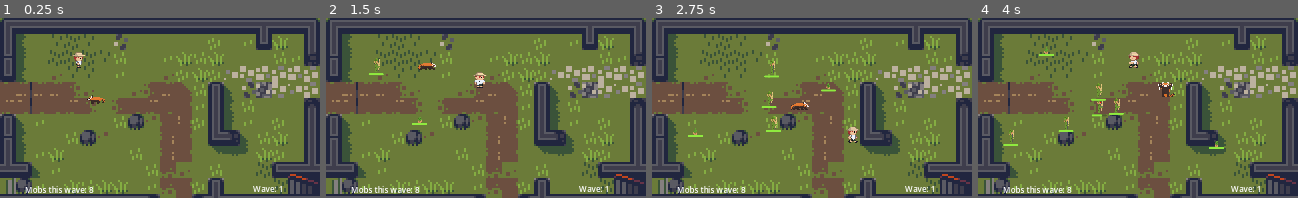
Above: before the commit, frames 1-4 (left to right).
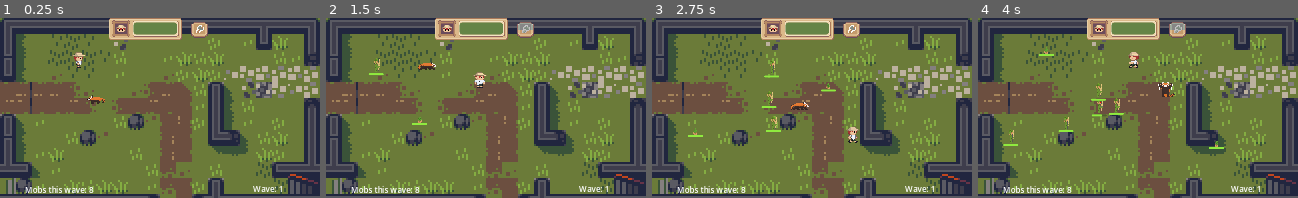
Above: after the commit, the same moments.

Repository: ThermobladeStudios/Town-One-2023
Game: Godot game, scene res://Worlds/World.tscn
The game is run twice, just before and just after one commit, with the same random seed, the same clock (stepped at 60 frames per second) and the same inputs.
Inputs (mouse positions are in pixels of both pictures, inside the frame that each line leads up to):
- Up to frame 1 (0.25 s): no input
- Up to frame 2 (1.5 s): tap Enter at 0.5, 1.35 s; move the mouse to (556, 99) at 0.52 s; hold D (Right) 0.53-1.28 s; hold Enter 0.53-1.28 s; move the mouse to (422, 117) at 1.27 s; hold S (Down) from 1.28 s (still down)
- Up to frame 3 (2.75 s): move the mouse to (844, 68) at 2.02 s; release S (Down) at 2.03 s; hold D (Right) from 2.03 s (still down); hold Enter from 2.03 s (still down)
- Up to frame 4 (4 s): move the mouse to (1122, 144) at 2.77 s; release D (Right) at 2.78 s; release Enter at 2.78 s; hold W (Up) 2.78-3.53 s; tap Enter at 2.85 s; move the mouse to (1234, 135) at 3.52 s; hold A (Left) from 3.53 s (still down); hold Enter from 3.53 s (still down)

The runs differ from the first frame. In frame 1, 3.2% of the frame differs, in the area x 34-65%, y 0-13%; in frame 2, 3.2%; in frame 3, 3.2%; in frame 4, 3.2%.

Commit message:
Game UI into World

Diff:
--- a/User Interface/In-Game-Interface.tscn
+++ b/User Interface/In-Game-Interface.tscn
@@ -20,6 +20,7 @@
 func _process(delta):
 	#AttackCooldownSprite animation
 	thisSprite.frame = 4 - floor(cdTimer.time_left)
+	print(cdTimer.time_left)
 
 	#Healthbar
 	thisProgressBar.value = progressBar.value
@@ -31,39 +32,36 @@
 layout_mode = 3
 anchor_right = 0.552
 anchor_bottom = 0.525
-offset_right = -0.280029
-offset_bottom = -1.52588e-05
+offset_left = 8.0
+offset_top = 4.0
+offset_right = 7.71997
+offset_bottom = 3.99998
 grow_horizontal = 2
 grow_vertical = 2
 script = SubResource("GDScript_80612")
 
 [node name="HealthbarSprite" type="Sprite2D" parent="."]
-position = Vector2(210.142, 173.125)
-scale = Vector2(1.20793, 1.05859)
+position = Vector2(199.356, 9.27798)
+scale = Vector2(0.87905, 0.914936)
 texture = ExtResource("1_o76ud")
+offset = Vector2(55.742, 6.55783)
 
 [node name="AttackCooldownSprite" type="Sprite2D" parent="."]
-position = Vector2(364, 176)
-scale = Vector2(1.76786, 1.76786)
+position = Vector2(355, 17)
+scale = Vector2(1.7, 1.4909)
 texture = ExtResource("2_14cl0")
 hframes = 5
 frame = 4
 
 [node name="CharacterHealth" type="ProgressBar" parent="."]
-self_modulate = Color(0, 0.694118, 0.0941176, 1)
-layout_mode = 1
-anchors_preset = -1
-anchor_left = 0.0368272
-anchor_top = 0.015873
-anchor_right = 0.0963173
-anchor_bottom = 0.0347883
-offset_left = 177.0
-offset_top = 157.0
-offset_right = 296.0
-offset_bottom = 186.425
-scale = Vector2(1.00519, 1)
+modulate = Color(0.380392, 0.603922, 0, 1)
+self_modulate = Color(0.0941176, 0.690196, 0.0352941, 1)
+visibility_layer = 786449
+layout_mode = 0
+offset_left = 223.356
+offset_top = 2.27797
+offset_right = 310.356
+offset_bottom = 26.278
 max_value = 60.0
 value = 60.0
-rounded = true
 show_percentage = false
-metadata/_edit_use_anchors_ = true
--- a/Worlds/World.tscn
+++ b/Worlds/World.tscn
@@ -1,10 +1,11 @@
-[gd_scene load_steps=6 format=3 uid="uid://cc171dk12rd71"]
+[gd_scene load_steps=7 format=3 uid="uid://cc171dk12rd71"]
 
 [ext_resource type="Script" path="res://Worlds/World.gd" id="1_ahsee"]
 [ext_resource type="PackedScene" uid="uid://cv54o024g40la" path="res://Character/Character.tscn" id="1_bsm3k"]
-[ext_resource type="PackedScene" uid="uid://b4sp86lce8fst" path="res://Rooms/Room2.tscn" id="4_5qtb4"]
-[ext_resource type="PackedScene" uid="uid://jlxg0vl58ewg" path="res://Panda/Panda.tscn" id="5_acb4y"]
+[ext_resource type="PackedScene" path="res://Rooms/Room2.tscn" id="4_5qtb4"]
+[ext_resource type="PackedScene" uid="uid://jlxg0vl58ewg" path="res://Panda/GiantPanda.tscn" id="5_acb4y"]
 [ext_resource type="AudioStream" uid="uid://bbu2b1i72h3yl" path="res://Assets/Bamboo_Bytes_pt_2.mp3" id="5_l8c7a"]
+[ext_resource type="PackedScene" uid="uid://dqel1h2eambyf" path="res://User Interface/In-Game-Interface.tscn" id="6_rrmuu"]
 
 [node name="World" type="Node2D"]
 script = ExtResource("1_ahsee")
@@ -42,5 +43,11 @@
 stream = ExtResource("5_l8c7a")
 autoplay = true
 
+[node name="In-Game-Interface" parent="." instance=ExtResource("6_rrmuu")]
+offset_left = 44.0
+offset_top = 7.0
+offset_right = 44.0
+offset_bottom = 7.0
+
 [connection signal="timeout" from="Spawn Timer" to="." method="_on_spawn_timer_timeout"]
 [connection signal="timeout" from="Timer" to="." method="_on_timer_timeout"]
